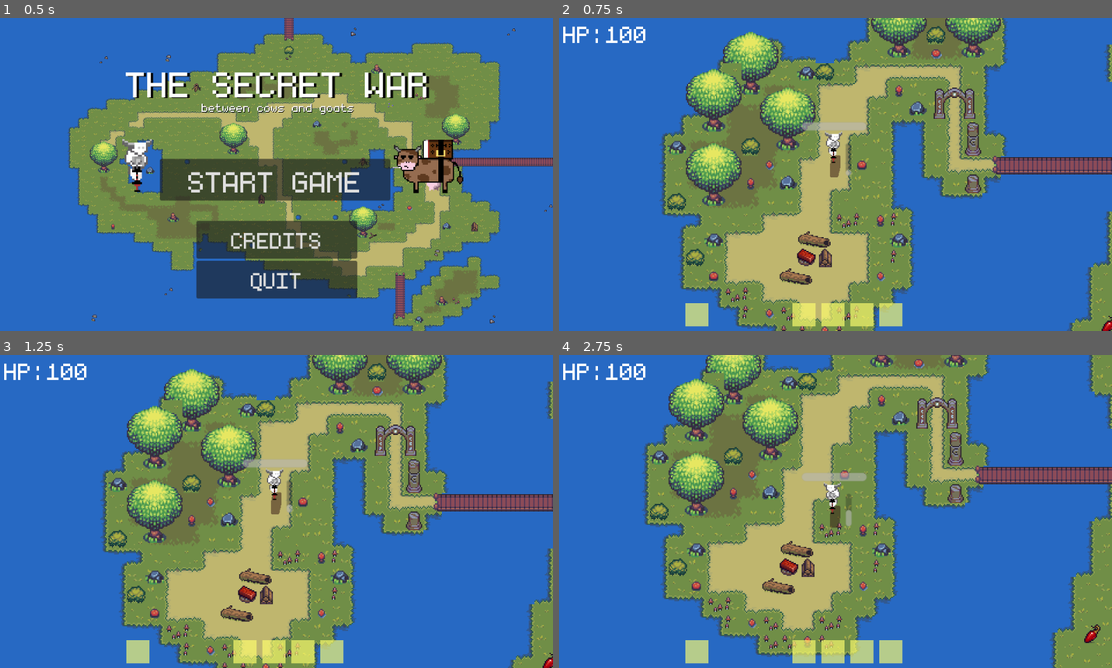
Above: before the commit, frames 1-4 (two rows, left to right).
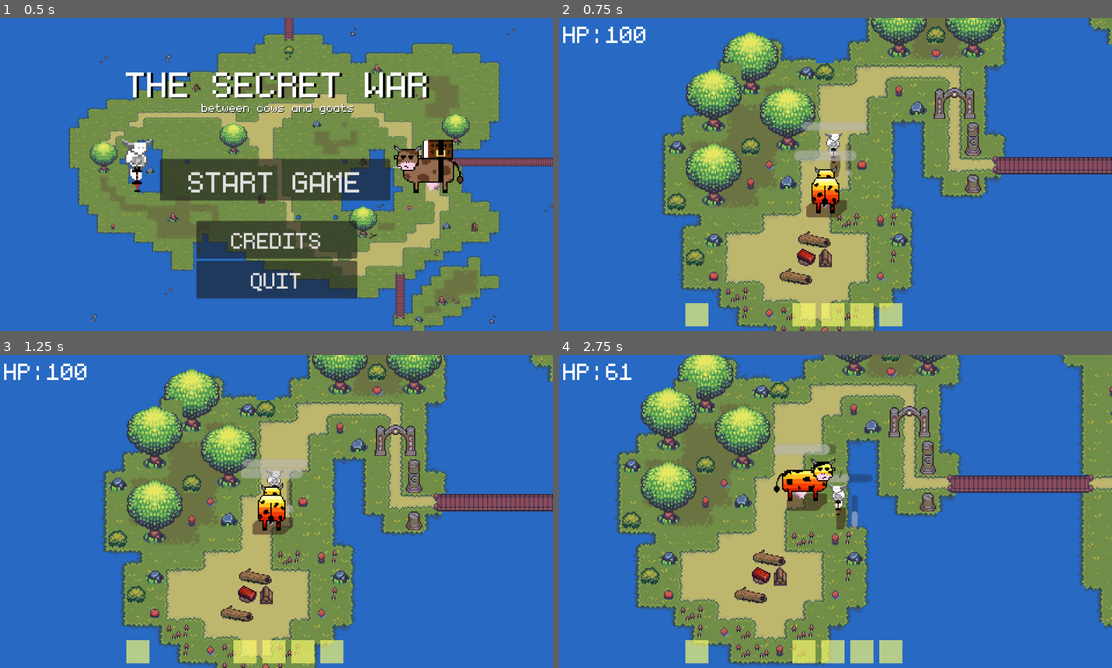
Above: after the commit, the same moments.

Repository: NDJia/tojam2025
Game: Godot game, scene res://Scenes/UI/mainmenu.tscn
Two runs of this game, one before a commit and one after it. Both use one fixed random seed, a clock stepped at 60 frames per second and the inputs below. The engine's default icon, where the game draws it, is replaced by a stand-in: a white triangle on a blue panel in a dark square.
Inputs (mouse positions are in pixels of both pictures, inside the frame that each line leads up to):
- Up to frame 1 (0.5 s): no input
- Up to frame 2 (0.75 s): click "START GAME" at 0.5 s
- Up to frame 3 (1.25 s): no input
- Up to frame 4 (2.75 s): move the mouse to (957, 495) at 1.27 s; press the mouse at (957, 495) at 1.28 s; hold D (Right) 1.28-2.03 s; move the mouse to (724, 527) at 2.02 s; release the mouse at (724, 527) at 2.03 s; hold S (Down) from 2.03 s (still down); click (724, 527) at 2.1 s

Frame 1 is identical in both runs. In frame 2, 2.8% of the frame differs, in the area x 42-100%, y 0-100%; in frame 3, 2.8%; in frame 4, 46%, in the area x 8-100%, y 0-100%.

Commit message:
FinalChangeAgain

Diff:
--- a/Scenes/Islands/IslandCenter.tscn
+++ b/Scenes/Islands/IslandCenter.tscn
@@ -1,8 +1,9 @@
-[gd_scene load_steps=4 format=4 uid="uid://cexbkuf5posdq"]
+[gd_scene load_steps=5 format=4 uid="uid://cexbkuf5posdq"]
 
 [ext_resource type="PackedScene" uid="uid://dx3nmw304muta" path="res://Scenes/main/map_floor.tscn" id="1_aq3sx"]
 [ext_resource type="PackedScene" uid="uid://behop5phl7ltg" path="res://Scenes/main/map_prop.tscn" id="2_whck1"]
 [ext_resource type="PackedScene" uid="uid://snpu5upsful7" path="res://Scenes/food.tscn" id="3_aq3sx"]
+[ext_resource type="PackedScene" uid="uid://yc6d0anpe5kp" path="res://Scenes/basic_enemy.tscn" id="4_whck1"]
 
 [node name="Island" type="Node2D"]
 y_sort_enabled = true
@@ -16,3 +17,7 @@
 
 [node name="Food" parent="." instance=ExtResource("3_aq3sx")]
 position = Vector2(-24, 70)
+
+[node name="BasicEnemy" parent="." instance=ExtResource("4_whck1")]
+position = Vector2(-8, 29)
+type = "Fire"
--- a/Scripts/basic_enemy.gd
+++ b/Scripts/basic_enemy.gd
@@ -4,6 +4,7 @@
 var back = preload("res://Assets/Textures/Cows/Water/WaterCowBack.png")
 var fire = preload("res://Scenes/sneeze.tscn")
 var choco = preload("res://Scenes/milk_bottle.tscn")
+var food = preload("res://Scenes/food.tscn")
 
 @onready var player
 ## A Refrence To The Player
@@ -135,6 +136,8 @@
 func push(force:int,pos:Vector2):
 	global_position += (global_position - pos).normalized() * force
 
+var food_spawned = false
+
 func die():
 	# Starts the dying
 	condition = "Dead"
@@ -144,6 +147,11 @@
 	await(get_tree().create_timer(1,false).timeout)
 	if sneezing and type == "Fire":
 		await(sneeze_done)
+	if randi_range(1,5) == 2 and not food_spawned:
+		var new_food = food.instantiate()
+		new_food.position = position
+		get_parent().add_child(new_food)
+		food_spawned = true
 	queue_free()
 
 func burn(lenght = 5):
@@ -179,8 +187,6 @@
 	await(get_tree().create_timer(0.8,false).timeout)
 	new_sneeze.get_child(1).play("Sneeze")
 	get_parent().get_parent().add_child(new_sneeze)
-	if condition == "Dead":
-		new_sneeze.queue_free()
 	await(get_tree().create_timer(0.9,false).timeout)
 	new_sneeze.queue_free()
 	sneezing = false
--- a/Scripts/game.gd
+++ b/Scripts/game.gd
@@ -3,22 +3,22 @@
 var tile_size = 24
 ## How many tiles do each tile consists of (24x24)
 
-var water_var = 5
+var water_var = 7
 ## Amount of Water tiles
 
-var water_size = 5
+var water_size = 3
 ## Amount of Water tile to generate
 
-var fire_var = 5
+var fire_var = 7
 ## Amount of Water tiles
 
-var fire_size = 5
+var fire_size = 3
 ## Amount of Water tile to generate
 
-var choco_var = 5
+var choco_var = 6
 ## Amount of Water tiles
 
-var choco_size = 5
+var choco_size = 3
 ## Amount of Water tile to generate
 
 func _ready() -> void:
Not shown: 1 places in Scenes/main/player.tscn that only renumber resources
